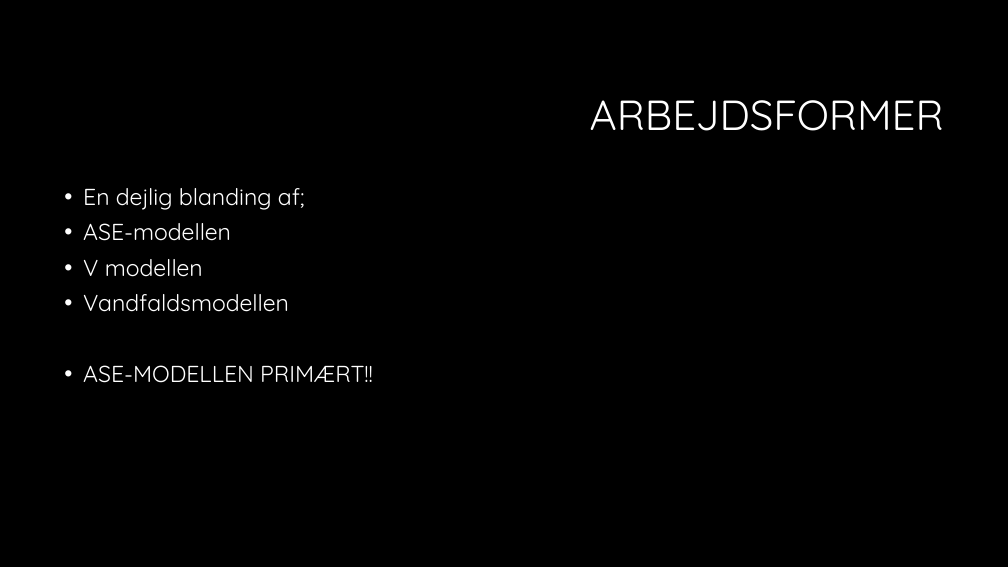
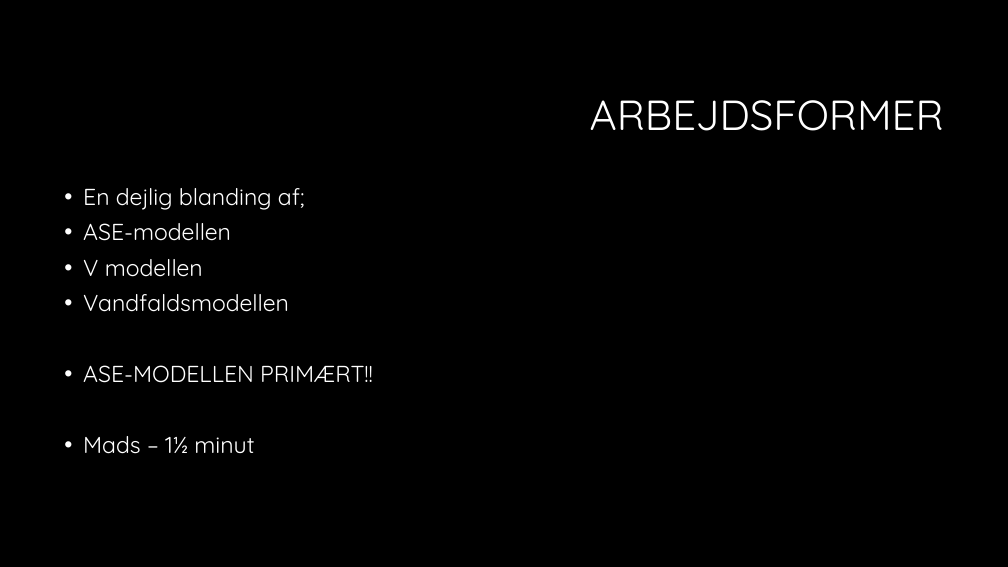
Before and after one commit to sarakirkeby/Semester-Projekt-3, a slide deck: slide 4 of Bifiler til projekt/Semesterprojekt 3.pptx. Drawn at 1008x567 pixels with LibreOffice and Linux fonts; fonts in the diff are those of the drawing; background and template pictures are left out. Boxes give left, top, right and bottom in pixels: in the first picture for what was removed or moved away, otherwise in the second. Text is boxed around its words. In the diff, an @@ line names an element or a change of style, - is before the commit and + after.

```diff
--- a/Bifiler til projekt/Semesterprojekt 3.pptx
+++ b/Bifiler til projekt/Semesterprojekt 3.pptx
@@ text at box(83, 436, 254, 454): paragraph added @@
+• Mads – 1½ minut
```
Also in this commit, not shown: 8 other slides changed.
